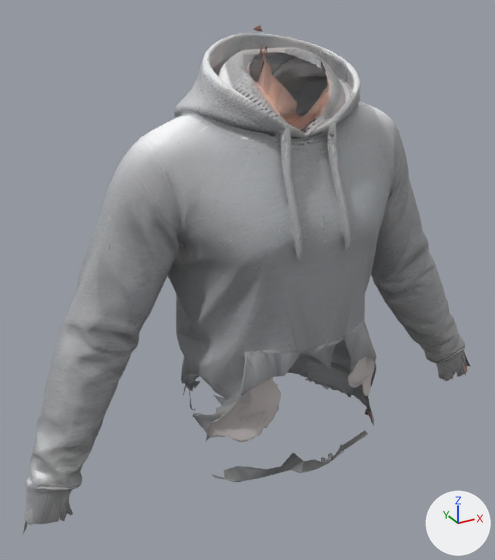
An edit to the glTF model public/assets/characters/wear/hoodie.glb, drawn before and after from the same camera.
Both versions are drawn from a 50 mm camera at (-0.603, -0.951, 1.829) aimed at (-0.05, 0.053, 1.326). Every picture has the same lights, and +X, +Y and +Z are marked at lower right. The picture after the commit comes second. Vertices at exactly the same position are counted once.

The first picture shows 'wear'.
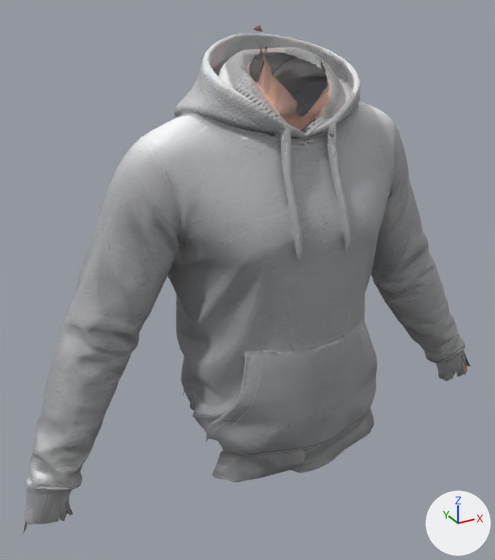
What differs and where, as boxes (x1, y1, x2, y2) in the pictures (495 x 560 px):
part 1 of me_wear, added
    after: (181, 340, 377, 477)
part 2 of me_wear, surface changed
    both: (215, 333, 374, 472)
part 3 of me_wear, edited (looks the same)
    both: (181, 281, 376, 481)

The change in detail:
me_wear is used by ob_wear; location (0.0, 0.0, 0.0).
me_wear had 7511 vertices, 14637 faces and spanned x -0.506..0.506, y -0.12..0.218, z 0.965..1.767.
me_wear now has 7707 vertices, 15108 faces and spans x -0.506..0.506, y -0.127..0.218, z 0.965..1.767.
Part 1, on me_wear:
196 vertices are added at x -0.183..0.181, y -0.127..0.187, z 1.008..1.181.
471 new faces join them.
me_wear part 2: 26 kept faces spanning x -0.178..0.182, y -0.113..0.188, z 1.002..1.387 get new texture (UV) coordinates.
me_wear part 3: 446 kept faces spanning x -0.186..0.198, y -0.12..0.188, z 0.997..1.387 get new vertex colours.
